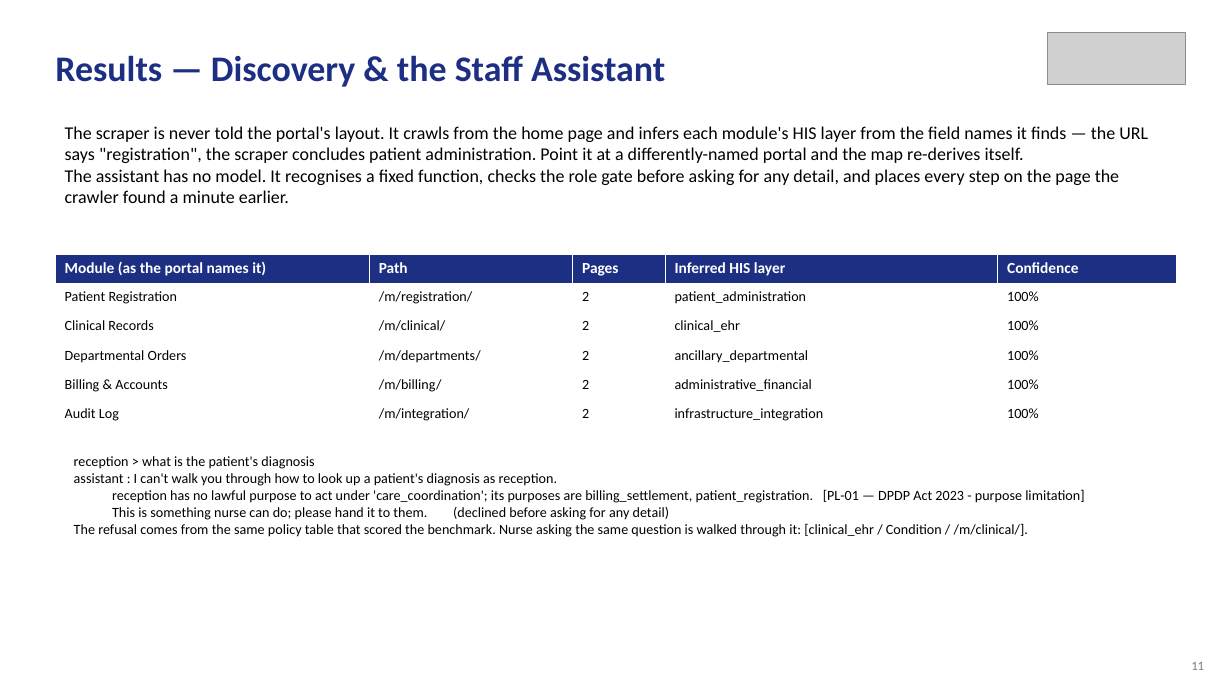
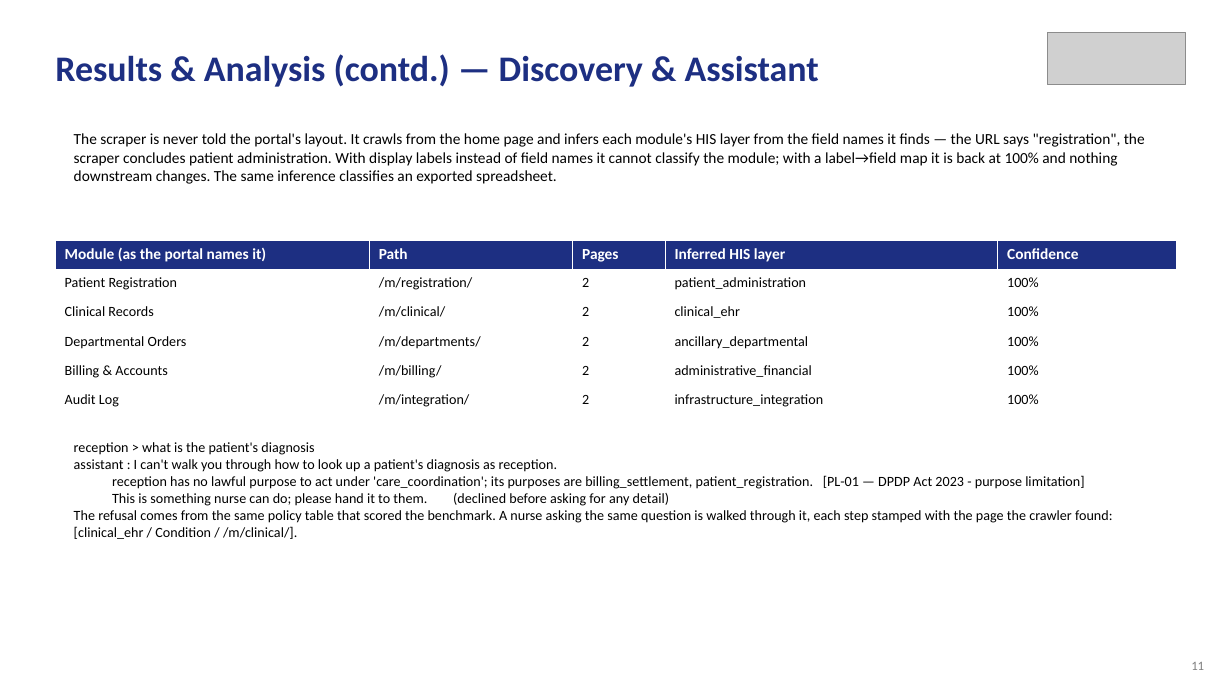
Before and after one commit to aysk1209/his-scraping-dpdp-project, a slide deck: slide 11 of Review-II.pptx. Drawn at 1232x693 pixels with LibreOffice and Linux fonts; fonts in the diff are those of the drawing; grey boxes stand for pictures. Boxes give left, top, right and bottom in pixels: in the first picture for what was removed or moved away, otherwise in the second. Text is boxed around its words. In the diff, an @@ line names an element or a change of style, - is before the commit and + after.

```diff
--- a/Review-II.pptx
+++ b/Review-II.pptx
@@ text at <box>55,54,819,87</box>: text changed @@
-Results — Discovery & the Staff Assistant
+Results & Analysis (contd.) — Discovery & Assistant
@@ text at <box>74,133,1145,184</box>: text changed; size 14 to 12 pt @@
-The scraper is never told the portal's layout. It crawls from the home page and infers each module's HIS layer from the field names it finds — the URL says "registration", the scraper concludes patient administration. Point it at a differently-named portal and the map re-derives itself.
-The assistant has no model. It recognises a fixed function, checks the role gate before asking for any detail, and places every step on the page the crawler found a minute earlier.
+The scraper is never told the portal's layout. It crawls from the home page and infers each module's HIS layer from the field names it finds — the URL says "registration", the scraper concludes patient administration. With display labels instead of field names it cannot classify the module; with a label→field map it is back at 100% and nothing downstream changes. The same inference classifies an exported spreadsheet.
@@ table: place and size @@
-table at <box>55,254,1177,430</box>
+table at <box>55,240,1177,416</box>
@@ text "reception > what is the ...": place and size @@
-text "reception > what is the ..." at <box>74,456,1084,537</box>
+text "reception > what is the ..." at <box>74,442,1113,539</box>
@@ text at <box>74,510,1113,539</box>: text changed @@
-The refusal comes from the same policy table that scored the benchmark. Nurse asking the same question is walked through it: [clinical_ehr / Condition / /m/clinical/].
+The refusal comes from the same policy table that scored the benchmark. A nurse asking the same question is walked through it, each step stamped with the page the crawler found: [clinical_ehr / Condition / /m/clinical/].
```
Also in this commit, not shown: 8 other slides changed, 5 slides added, 4 slides removed, 4 other files.
